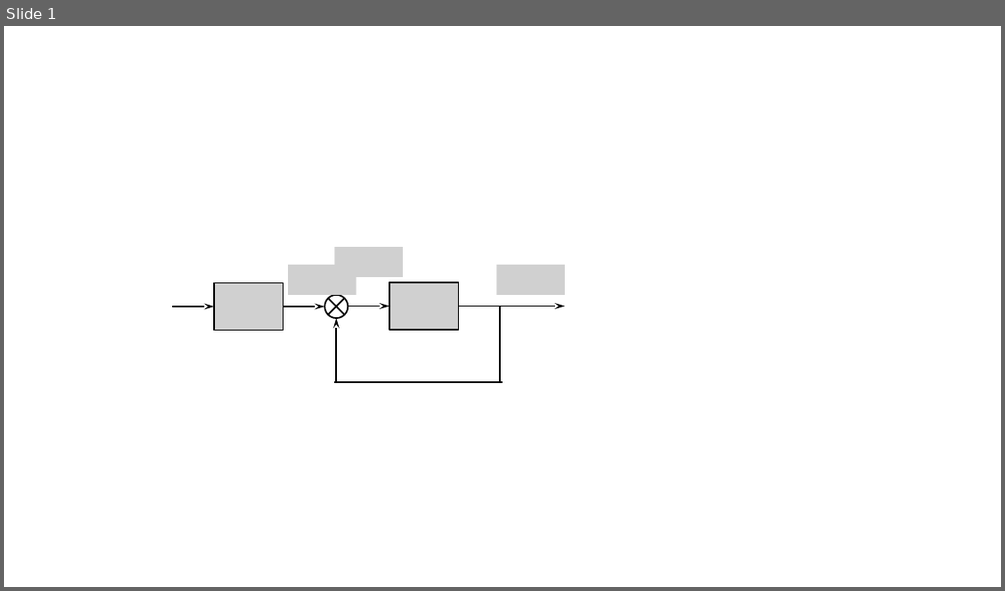
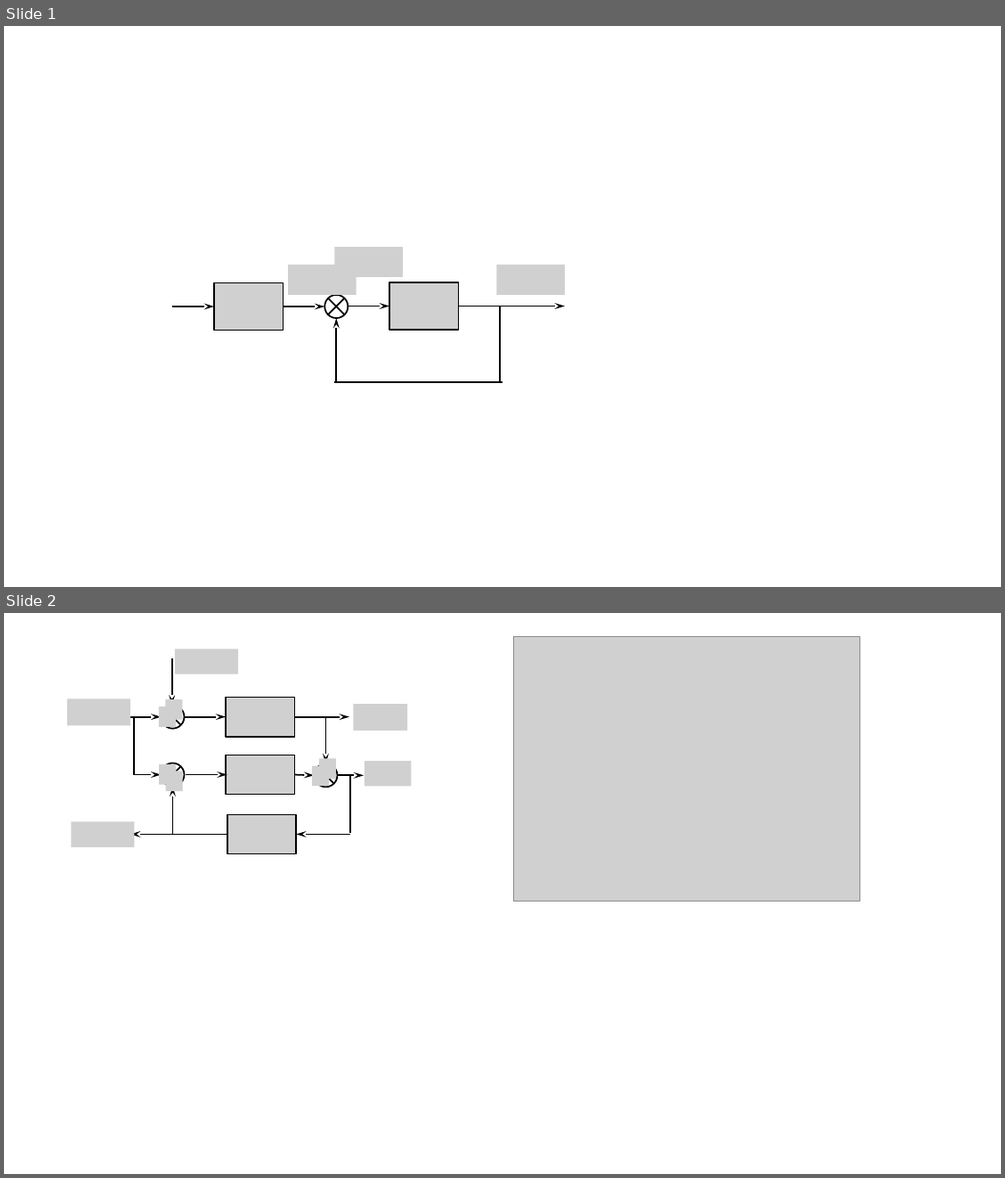
Before and after one commit to xpessoles/PSI, a slide deck: Centrale_2019/images/Figures.pptx. Shown one above the other, each under a label of ours: slide 1 before the commit, slides 1 and 2 after it. The pictures are 1005x591 and 1005x1178 pixels, drawn with LibreOffice and Linux fonts; fonts in the diff are those of the drawing; grey boxes stand for pictures. Boxes give left, top, right and bottom in pixels: in the first picture for what was removed or moved away, otherwise in the second. Text is boxed around its words. In the diff, an @@ line names an element or a change of style, - is before the commit and + after.

```diff
--- a/Centrale_2019/images/Figures.pptx
+++ b/Centrale_2019/images/Figures.pptx
@@ slide 2 added at <box>4,613,1001,1174</box>, background #FFFFFF @@
@@ picture added at <box>514,637,860,900</box> @@
@@ arrow added from (172, 658) to (172, 705), #000000 1.5 pt @@
@@ picture added at <box>175,649,237,674</box> @@
@@ picture added at <box>67,699,129,726</box> @@
@@ arrow added from (119, 717) to (161, 717), #000000 1.5 pt @@
@@ line added from (134, 774) to (134, 717), #000000 1.5 pt @@
@@ picture added at <box>159,706,176,727</box> @@
@@ flow chart summing junction added at <box>161,705,184,728</box>, outline #000000 1.5 pt @@
@@ picture added at <box>165,699,183,720</box> @@
@@ arrow added from (184, 717) to (226, 717), #000000 1.5 pt @@
@@ picture added at <box>226,698,295,737</box> @@
@@ arrow added from (295, 717) to (349, 717), #000000 1.5 pt @@
@@ arrow added from (325, 717) to (325, 763), #000000 1.5 pt @@
@@ picture added at <box>353,705,407,731</box> @@
@@ picture added at <box>159,764,176,784</box> @@
@@ flow chart summing junction added at <box>161,763,184,787</box>, outline #000000 1.5 pt @@
@@ picture added at <box>165,771,183,791</box> @@
@@ picture added at <box>226,755,295,794</box> @@
@@ picture added at <box>312,765,329,786</box> @@
@@ flow chart summing junction added at <box>315,763,338,787</box>, outline #000000 1.5 pt @@
@@ picture added at <box>319,759,336,779</box> @@
@@ picture added at <box>364,761,412,787</box> @@
@@ arrow added from (134, 774) to (161, 774), #000000 1.5 pt @@
@@ arrow added from (173, 835) to (173, 787), #000000 1.5 pt @@
@@ arrow added from (186, 774) to (227, 774), #000000 1.5 pt @@
@@ arrow added from (295, 774) to (315, 775), #000000 1.5 pt @@
@@ arrow added from (338, 775) to (364, 775), #000000 1.5 pt @@
@@ line added from (350, 833) to (350, 775), #000000 1.5 pt @@
@@ picture added at <box>72,821,134,847</box> @@
@@ picture added at <box>227,815,297,854</box> @@
@@ arrow added from (226, 835) to (130, 835), #000000 1.5 pt @@
@@ arrow added from (350, 835) to (297, 835), #000000 1.5 pt @@
```
Also in this commit, not shown: 1 other slide added, 3 other files.
